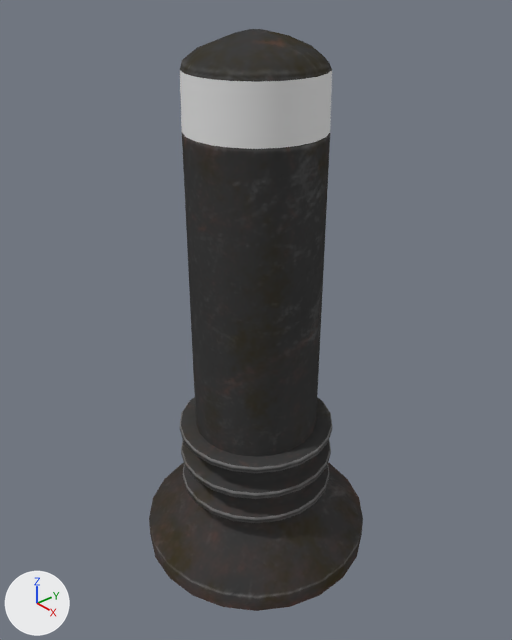
Before and after pictures for a commit that changed the Blender file obstacles/postlight.pack/postlight.blend.
Both versions are drawn from a 50 mm camera at (18.7, -16.3, 23.9) aimed at (0.0, 0.0, 10.7). Arrows for +X, +Y and +Z are at lower left; the lights stay in place.

Objects in the first picture: 'obj_glass', 'obj_post'.
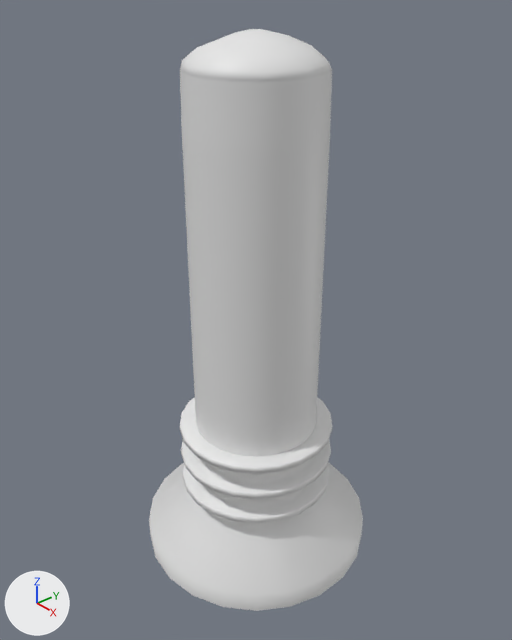
Boxes (x1, y1, x2, y2) around the edits, measured in the pictures (512 x 640 px):
'obj_post', recoloured (black to grey)
    both: (149, 29, 363, 611)

Diff of the bpy script that builds the scene:
```diff
--- a/obstacles/postlight.pack/postlight.blend.py
+++ b/obstacles/postlight.pack/postlight.blend.py
@@ me_mesh_post @@
 me_mesh_post.from_pydata(...)  # 518 vertices, 485 faces; spans x -1.0..1.0, y -1.01..1.01, z -0.02..4.41
-me_mesh_post.materials.append(mat_pillarlight)  # picture img_pillarlight_d_png_001
```
